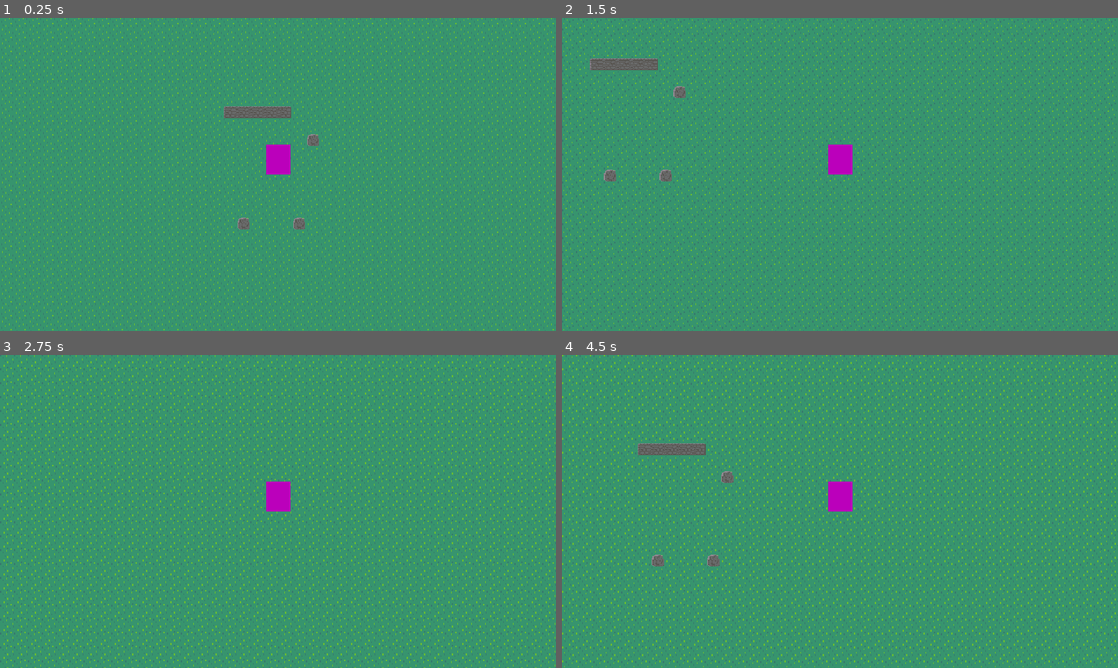
Above: before the commit, frames 1-4 (two rows, left to right).
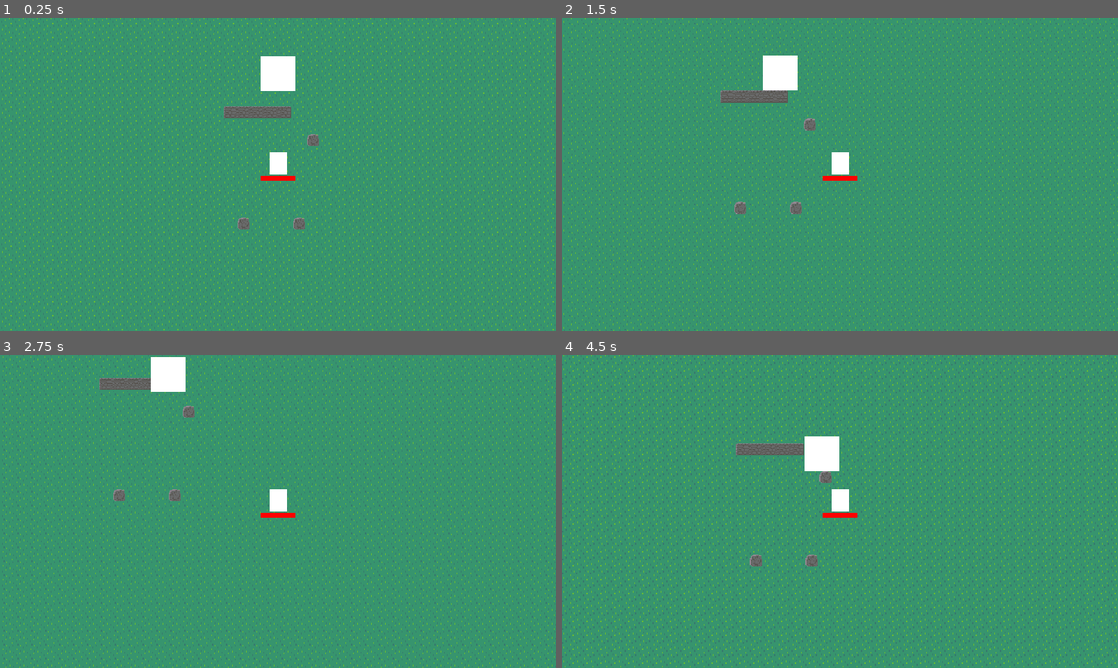
Above: after the commit, the same moments.

Repository: Shusako/godot-project-bm
Game: Godot game, scene res://scenes/test.tscn
Same seed, same stepped clock (60 frames per second), same inputs: the game is played once before the commit and once after it. This scene is started directly instead of the project's main scene.
Inputs:
- Up to frame 1 (0.25 s): no input
- Up to frame 2 (1.5 s): hold D (move_right) 0.53-1.28 s; hold S (move_down) from 1.28 s (still down)
- Up to frame 3 (2.75 s): release S (move_down) at 2.03 s; hold D (move_right) from 2.03 s (still down)
- Up to frame 4 (4.5 s): release D (move_right) at 2.78 s; hold W (move_up) 2.78-3.53 s; hold A (move_left) from 3.53 s (still down)

The runs differ from the first frame. In frame 1, 1.2% of the frame differs, in the area x 46-54%, y 12-52%; in frame 2, 18%; in frame 3, 18%; in frame 4, 22%, in the area x 0-100%, y 0-100%.

Commit message:
health, attack player, basic ai

Diff:
--- a/assets/player/player.gd
+++ b/assets/player/player.gd
@@ -2,6 +2,9 @@
 
 @export var SPEED: float = 200
 
+func _ready() -> void:
+	add_to_group("player")
+
 func _physics_process(delta: float) -> void:
 	self.velocity = SPEED * Input.get_vector("move_left", "move_right", "move_up", "move_down")
 	move_and_slide()
--- a/assets/player/player.tscn
+++ b/assets/player/player.tscn
@@ -1,21 +1,28 @@
-[gd_scene load_steps=3 format=3 uid="uid://dv1esximyq2bf"]
+[gd_scene load_steps=4 format=3 uid="uid://dv1esximyq2bf"]
 
 [ext_resource type="Script" path="res://assets/player/player.gd" id="1_n3ib5"]
+[ext_resource type="PackedScene" uid="uid://eiggy1ciolum" path="res://components/actor/Actor.tscn" id="2_lqab5"]
 
 [sub_resource type="RectangleShape2D" id="RectangleShape2D_scc6a"]
-size = Vector2(28, 35)
+size = Vector2(20, 26)
 
 [node name="Player" type="CharacterBody2D"]
 z_index = 1
+collision_layer = 2
 script = ExtResource("1_n3ib5")
 SPEED = 300.0
 
 [node name="CollisionShape2D" type="CollisionShape2D" parent="."]
-position = Vector2(0, -17)
+position = Vector2(0, -13)
 shape = SubResource("RectangleShape2D_scc6a")
 
+[node name="Actor" parent="." instance=ExtResource("2_lqab5")]
+team = 1
+shouldShowHealthbar = true
+attackDamage = 0.0
+attackRange = 0.0
+
 [node name="ColorRect" type="ColorRect" parent="."]
-offset_left = -14.0
-offset_top = -35.0
-offset_right = 14.0
-color = Color(0.731839, 0.000416524, 0.733583, 1)
+offset_left = -10.0
+offset_top = -26.0
+offset_right = 10.0
--- /dev/null
+++ b/components/actor/Actor.tscn
@@ -0,0 +1,45 @@
+[gd_scene load_steps=4 format=3 uid="uid://eiggy1ciolum"]
+
+[ext_resource type="Script" path="res://components/actor/actor.gd" id="1_lijcd"]
+
+[sub_resource type="CircleShape2D" id="CircleShape2D_d32wc"]
+resource_local_to_scene = true
+
+[sub_resource type="CircleShape2D" id="CircleShape2D_aaejv"]
+resource_local_to_scene = true
+
+[node name="Actor" type="Node2D"]
+script = ExtResource("1_lijcd")
+
+[node name="HPBarBackground" type="ColorRect" parent="."]
+offset_left = -20.0
+offset_top = 1.0
+offset_right = 20.0
+offset_bottom = 7.0
+size_flags_horizontal = 4
+size_flags_vertical = 0
+metadata/_edit_use_anchors_ = true
+
+[node name="HPBarHealth" type="ColorRect" parent="."]
+offset_left = -20.0
+offset_top = 1.0
+offset_right = 20.0
+offset_bottom = 7.0
+color = Color(1, 0, 0, 1)
+metadata/_edit_use_anchors_ = true
+
+[node name="HurtArea" type="Area2D" parent="."]
+collision_layer = 32
+collision_mask = 64
+
+[node name="HurtCircle" type="CollisionShape2D" parent="HurtArea"]
+position = Vector2(0, 1)
+shape = SubResource("CircleShape2D_d32wc")
+
+[node name="AttackArea" type="Area2D" parent="."]
+position = Vector2(0, 1)
+collision_layer = 64
+collision_mask = 32
+
+[node name="AttackCircle" type="CollisionShape2D" parent="AttackArea"]
+shape = SubResource("CircleShape2D_aaejv")
--- /dev/null
+++ b/components/actor/actor.gd
@@ -0,0 +1,61 @@
+extends Node2D
+
+class_name Actor
+
+@export var team: int = -1
+@export var maxHealth: float = 100
+@export var shouldShowHealthbar: bool = false
+
+@export var attackDamage: float = 1
+@export var attackRange: float = 15
+@export var hurtRange: float = 15
+
+@onready var health: float = maxHealth
+@onready var hp_bar_background: ColorRect = $HPBarBackground
+@onready var hp_bar_health: ColorRect = $HPBarHealth
+
+@onready var attack_area: Area2D = $AttackArea
+@onready var attack_circle: CollisionShape2D = $AttackArea/AttackCircle
+@onready var hurt_area: Area2D = $HurtArea
+@onready var hurt_circle: CollisionShape2D = $HurtArea/HurtCircle
+
+@onready var physicsBody: PhysicsBody2D = get_parent() as PhysicsBody2D
+
+func _ready() -> void:
+	add_to_group("actor")
+
+	hp_bar_background.visible = shouldShowHealthbar
+	hp_bar_health.visible = shouldShowHealthbar
+
+	attack_circle.shape.radius = attackRange
+	hurt_circle.shape.radius = hurtRange
+
+	if attackRange == 0:
+		attack_area.monitoring = false
+		attack_area.monitorable = false
+
+
+func damage(amount: float):
+	health -= amount
+	if health < 0: health = 0
+
+	if shouldShowHealthbar:
+		hp_bar_health.size.x = (health / maxHealth) * hp_bar_background.size.x
+
+	if health <= 0:
+		die()
+
+func die():
+	get_parent().queue_free()
+
+func _physics_process(delta: float) -> void:
+	if attackRange != 0:
+		var hurtBoxes = attack_area.get_overlapping_areas()
+		var selfIndex = hurtBoxes.find(hurt_area)
+		if selfIndex != -1:
+			hurtBoxes.remove_at(selfIndex) # remove our own hurtbox
+
+		for hurtBox in hurtBoxes:
+			var actor = hurtBox.get_parent() as Actor
+			if actor.team != self.team:
+				actor.damage(attackDamage)
--- /dev/null
+++ b/components/actor/ai/BasicAI.tscn
@@ -0,0 +1,6 @@
+[gd_scene load_steps=2 format=3 uid="uid://cvkeog3h6kyxk"]
+
+[ext_resource type="Script" path="res://components/actor/ai/basic_ai.gd" id="1_bxwp0"]
+
+[node name="BasicAi" type="Node"]
+script = ExtResource("1_bxwp0")
--- /dev/null
+++ b/components/actor/ai/basic_ai.gd
@@ -0,0 +1,19 @@
+extends Node
+
+var actor: Actor
+@export var speed: float = 15
+
+func _ready() -> void:
+	print(get_parent() is Actor)
+	actor = get_parent() as Actor
+
+func _physics_process(delta: float) -> void:
+	actor.physicsBody.angular_velocity = 0
+	actor.physicsBody.rotation = 0
+
+	# move towards player
+	var player = get_tree().get_first_node_in_group("player") # if do many players, then pick based on some metric, not first
+	if player:
+		var velocityTowardsPlayer: Vector2 = (player.global_position - actor.physicsBody.global_position).normalized() * speed
+		actor.physicsBody.linear_velocity = velocityTowardsPlayer
+	pass
--- a/project.godot
+++ b/project.godot
@@ -55,10 +55,22 @@
 ]
 }
 
+[layer_names]
+
+2d_physics/layer_1="Terrain"
+2d_physics/layer_2="Player"
+2d_physics/layer_3="Enemy"
+2d_physics/layer_4="Items"
+2d_physics/layer_5="Objects"
+2d_physics/layer_6="Hurtboxes"
+2d_physics/layer_7="Attackboxes"
+
 [physics]
 
 2d/run_on_separate_thread=true
 common/physics_jitter_fix=0.0
+2d/default_gravity=0.0
+2d/default_gravity_vector=Vector2(0, 0)
 common/physics_interpolation=true
 
 [rendering]
--- a/scenes/test.tscn
+++ b/scenes/test.tscn
@@ -1,14 +1,17 @@
-[gd_scene load_steps=4 format=4 uid="uid://davsqutqqvowt"]
+[gd_scene load_steps=7 format=4 uid="uid://davsqutqqvowt"]
 
 [ext_resource type="PackedScene" uid="uid://dv1esximyq2bf" path="res://assets/player/player.tscn" id="1_ctdg3"]
 [ext_resource type="Script" path="res://scenes/world.gd" id="2_d8bd8"]
 [ext_resource type="TileSet" uid="uid://c5v1eftv4tm7s" path="res://assets/tilemap/tileset.tres" id="3_y6f0w"]
+[ext_resource type="PackedScene" uid="uid://eiggy1ciolum" path="res://components/actor/Actor.tscn" id="4_m7tit"]
+[ext_resource type="PackedScene" uid="uid://cvkeog3h6kyxk" path="res://components/actor/ai/BasicAI.tscn" id="5_p5wxw"]
+
+[sub_resource type="RectangleShape2D" id="RectangleShape2D_r1r8m"]
+size = Vector2(20, 26)
 
 [node name="Test" type="Node2D"]
 
-[node name="Player" parent="." instance=ExtResource("1_ctdg3")]
-
-[node name="Camera2D" type="Camera2D" parent="Player"]
+[node name="Camera2D" type="Camera2D" parent="."]
 
 [node name="World" type="Node" parent="."]
 script = ExtResource("2_d8bd8")
@@ -20,3 +23,29 @@
 [node name="CollisionLayer" type="TileMapLayer" parent="World"]
 tile_map_data = PackedByteArray("AAACAP3/AAABAAAAAAABAAMAAAABAAAAAAD9/wMAAAABAAAAAAD8//v/AAACAAAAAAD9//v/AAADAAAAAAD+//v/AAADAAAAAAD///v/AAADAAAAAAAAAPv/AAAEAAAAAAA=")
 tile_set = ExtResource("3_y6f0w")
+
+[node name="Actors" type="Node" parent="."]
+
+[node name="Player" parent="Actors" instance=ExtResource("1_ctdg3")]
+SPEED = 100.0
+
+[node name="RemoteTransform2D" type="RemoteTransform2D" parent="Actors/Player"]
+remote_path = NodePath("../../../Camera2D")
+
+[node name="Enemy" type="RigidBody2D" parent="Actors"]
+position = Vector2(0, -99)
+collision_layer = 4
+collision_mask = 0
+
+[node name="Actor" parent="Actors/Enemy" instance=ExtResource("4_m7tit")]
+
+[node name="BasicAi" parent="Actors/Enemy/Actor" instance=ExtResource("5_p5wxw")]
+
+[node name="CollisionShape2D" type="CollisionShape2D" parent="Actors/Enemy"]
+position = Vector2(0, -13)
+shape = SubResource("RectangleShape2D_r1r8m")
+
+[node name="ColorRect" type="ColorRect" parent="Actors/Enemy"]
+offset_left = -20.0
+offset_top = -40.0
+offset_right = 20.0
--- a/scenes/world.gd
+++ b/scenes/world.gd
@@ -1,7 +1,7 @@
 extends Node
 
 @onready var background_layer: TileMapLayer = $BackgroundLayer
-@onready var player: CharacterBody2D = $"../Player"
+@onready var player: CharacterBody2D = $"../Actors/Player"
 
 func _ready() -> void:
 	pass
